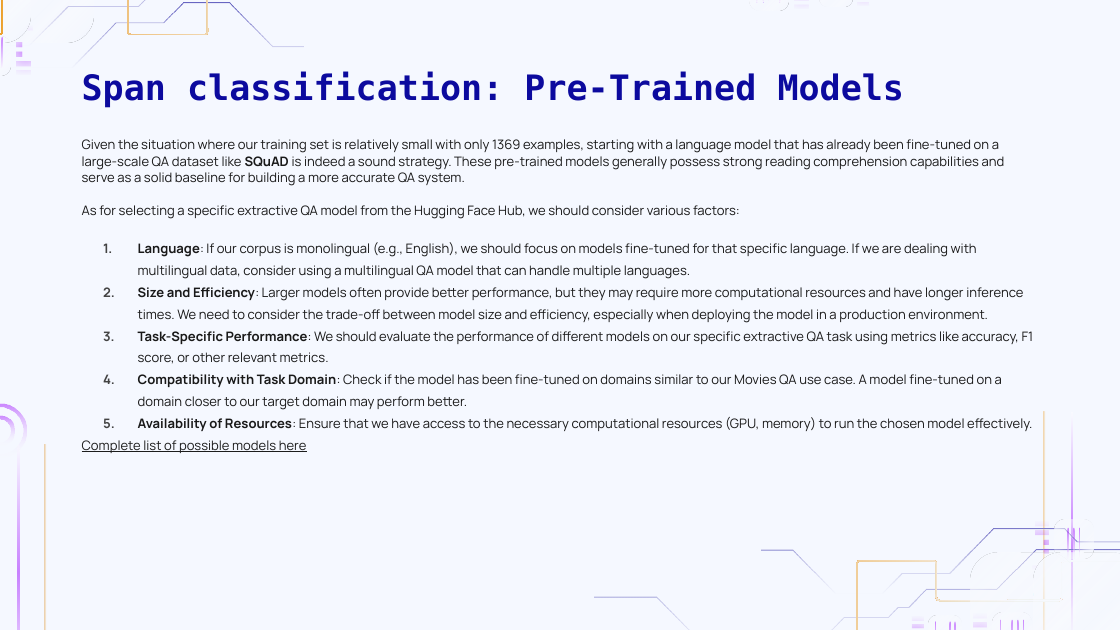
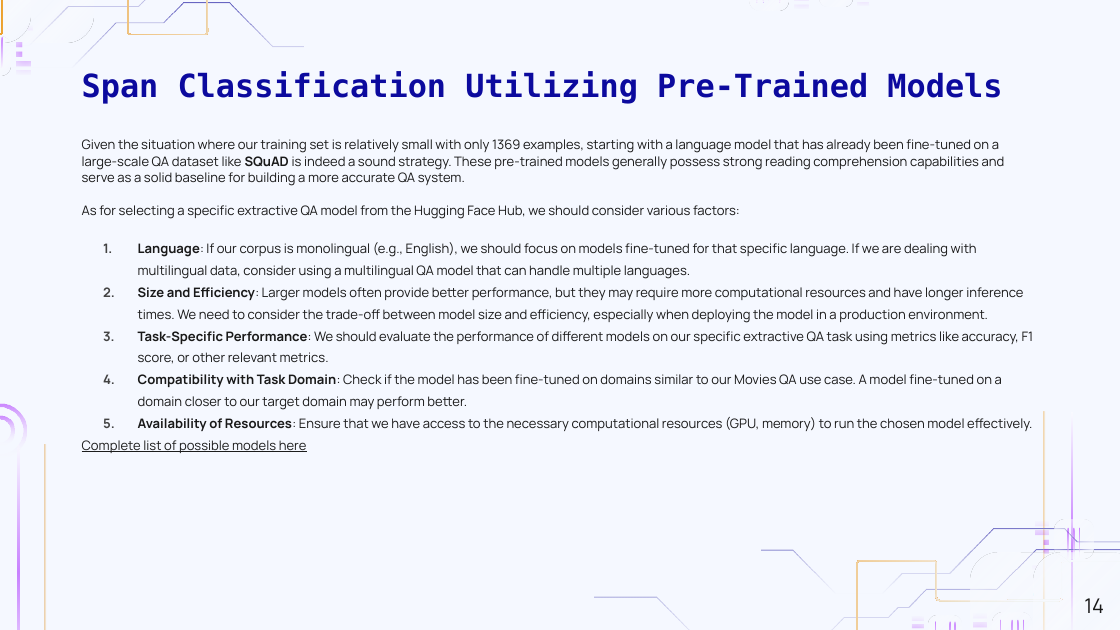
Before and after one commit to MarioAvolio/AI-Project, a slide deck: slide 14 of Question Answering.pptx. Drawn at 1120x630 pixels with LibreOffice and Linux fonts; fonts in the diff are those of the drawing; background and template pictures are left out. Boxes give left, top, right and bottom in pixels: in the first picture for what was removed or moved away, otherwise in the second. Text is boxed around its words. In the diff, an @@ line names an element or a change of style, - is before the commit and + after.

```diff
--- a/Question Answering.pptx
+++ b/Question Answering.pptx
@@ title at (82, 71, 1002, 104): text changed; size 22.5 to 20.5 pt @@
-Span classification: Pre-Trained Models
+Span Classification Utilizing Pre-Trained Models
@@ page number added at (1084, 598, 1104, 613), 13 pt, text #191919 @@
+14
```
Also in this commit, not shown: 46 other slides changed.
